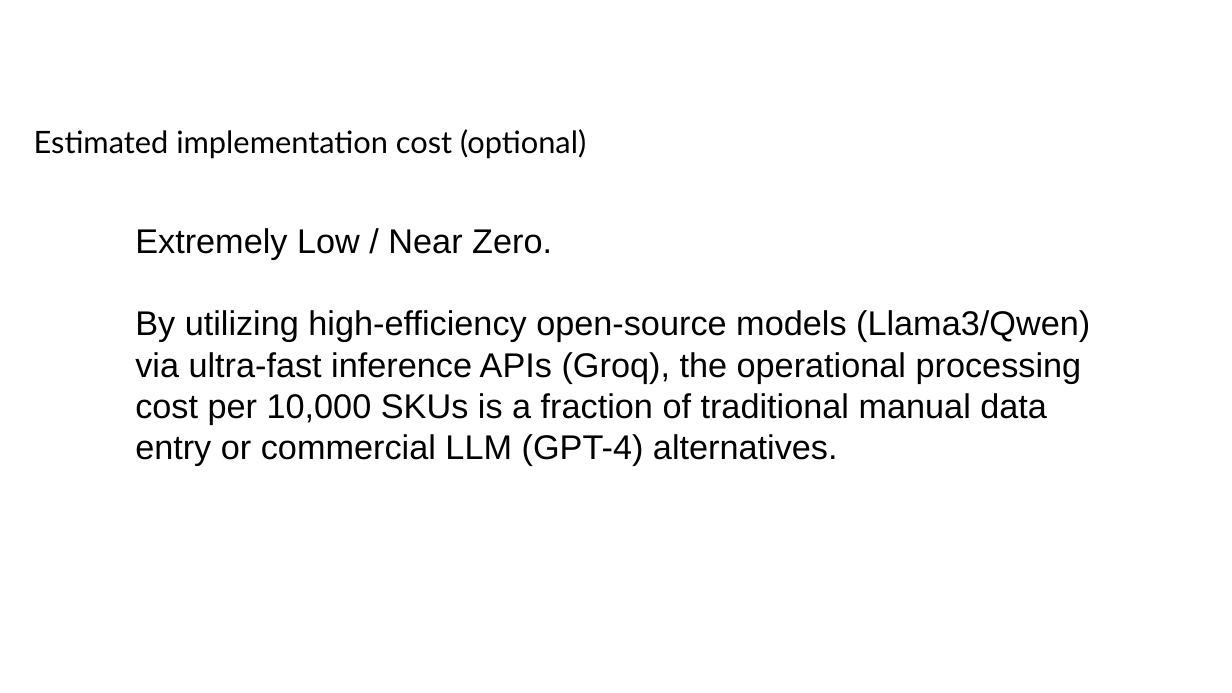
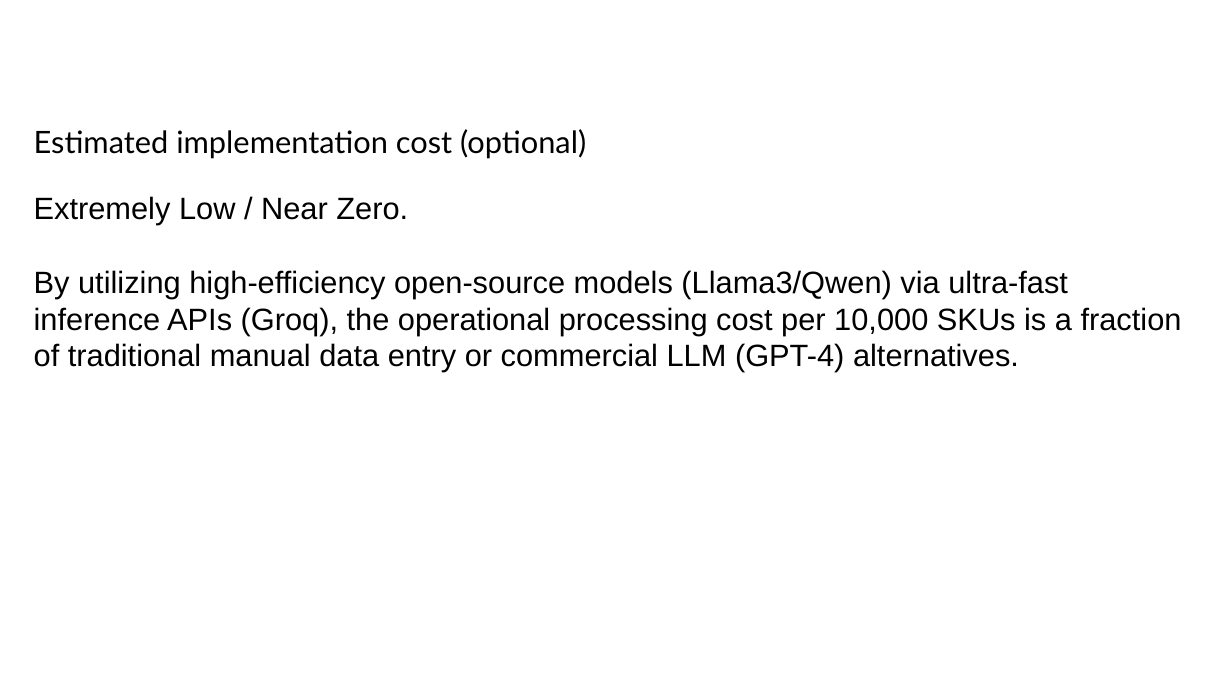
Before and after one commit to Abhi666-max/OmniSpec, a slide deck: slide 10 of Final_OmniSpec_Presentation.pptx. Drawn at 1232x693 pixels with LibreOffice and Linux fonts; fonts in the diff are those of the drawing; background and template pictures are left out. Boxes give left, top, right and bottom in pixels: in the first picture for what was removed or moved away, otherwise in the second. Text is boxed around its words. In the diff, an @@ line names an element or a change of style, - is before the commit and + after.

Commit message:
Fix presentation text overlap and image bounding boxes

```diff
--- a/Final_OmniSpec_Presentation.pptx
+++ b/Final_OmniSpec_Presentation.pptx
@@ text at (x1=34, y1=196, x2=1182, y2=372): paragraph added @@
+Extremely Low / Near Zero.
+By utilizing high-efficiency open-source models (Llama3/Qwen) via ultra-fast inference APIs (Groq), the operational processing cost per 10,000 SKUs is a fraction of traditional manual data entry or commercial LLM (GPT-4) alternatives.
@@ text removed at (x1=135, y1=228, x2=1090, y2=465) @@
-Extremely Low / Near Zero.
-By utilizing high-efficiency open-source models (Llama3/Qwen) via ultra-fast inference APIs (Groq), the operational processing cost per 10,000 SKUs is a fraction of traditional manual data entry or commercial LLM (GPT-4) alternatives.
```
Also in this commit, not shown: 12 other slides changed, 3 other files.
